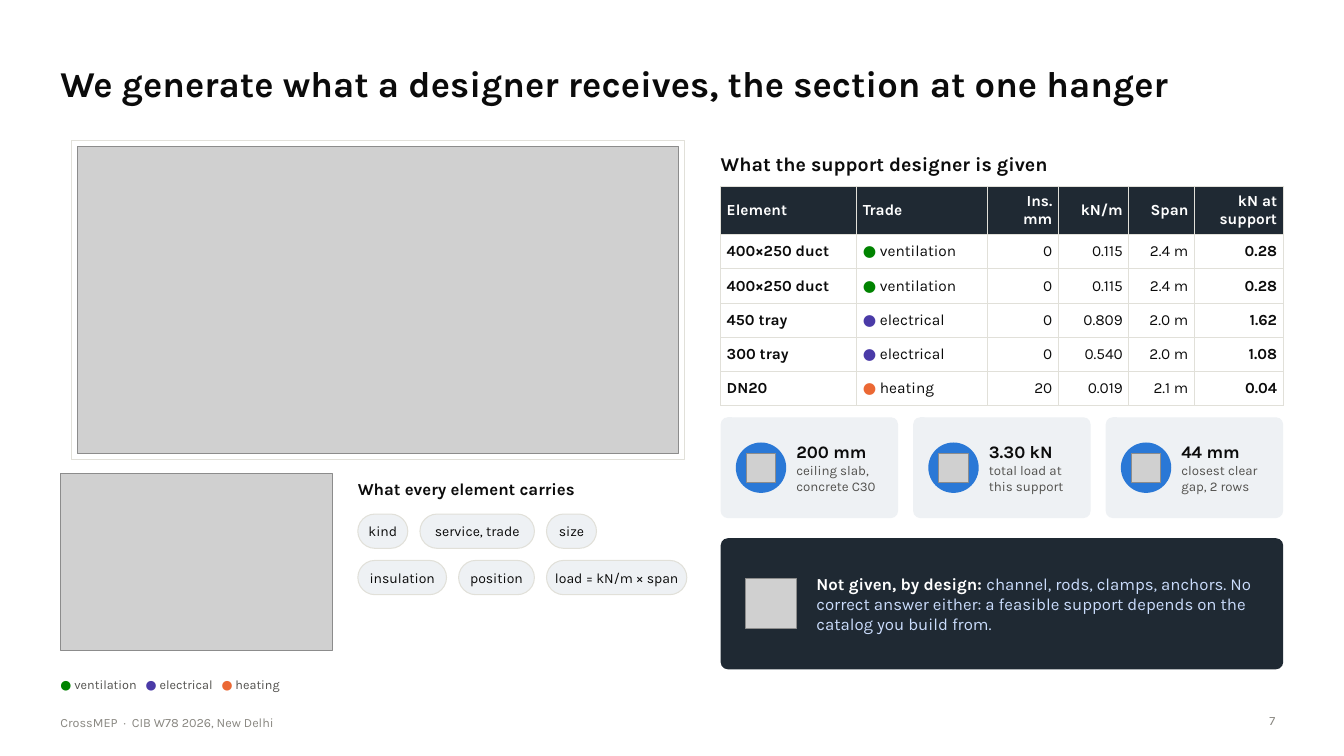
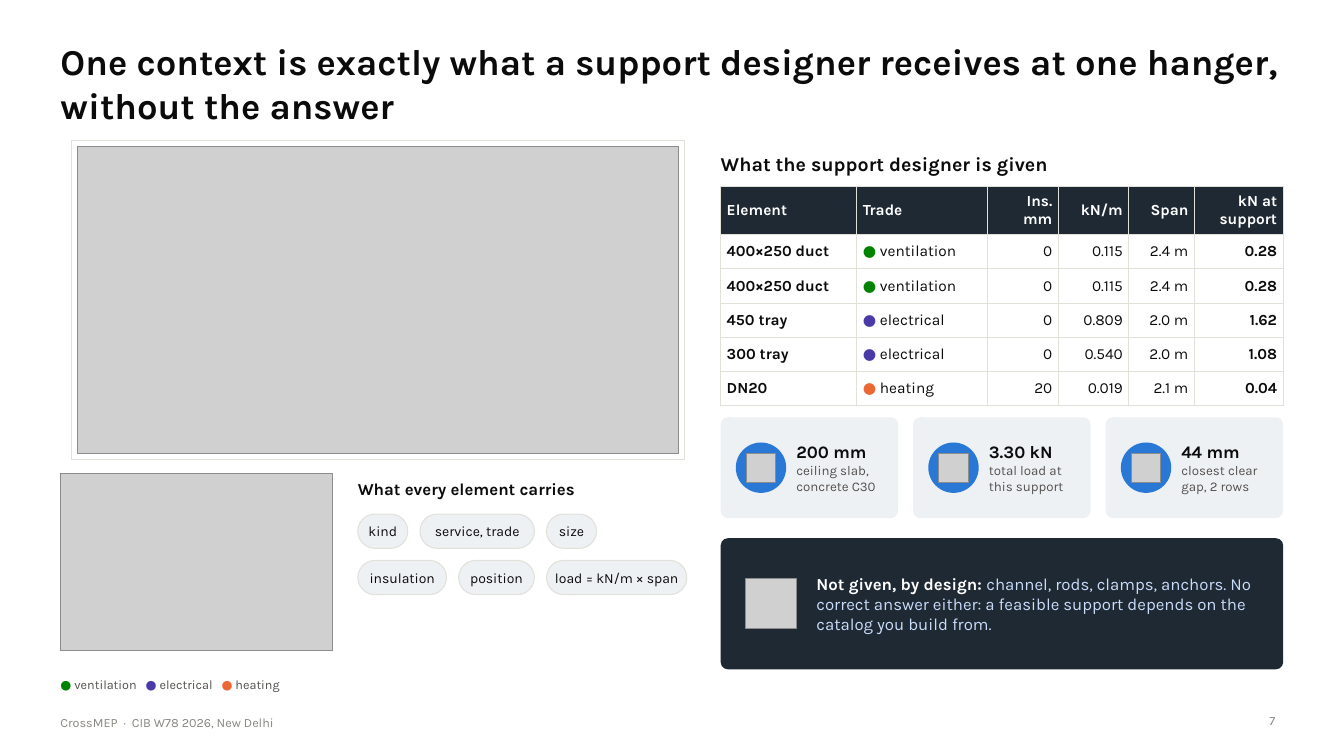
Before and after one commit to lavinia-ped/CrossMEP_Dataset, a slide deck: slide 7 of docs/CrossMEP_CIBW78_talk.pptx. Drawn at 1344x756 pixels with LibreOffice and Linux fonts; fonts in the diff are those of the drawing; grey boxes stand for pictures. Boxes give left, top, right and bottom in pixels: in the first picture for what was removed or moved away, otherwise in the second. Text is boxed around its words. In the diff, an @@ line names an element or a change of style, - is before the commit and + after.

Commit message:
Talk: fuller sentence titles on every slide

```diff
--- a/docs/CrossMEP_CIBW78_talk.pptx
+++ b/docs/CrossMEP_CIBW78_talk.pptx
@@ title at box(60, 49, 1278, 120): text changed @@
-We generate what a designer receives, the section at one hanger
+One context is exactly what a support designer receives at one hanger, without the answer
```
Also in this commit, not shown: 14 other slides changed, 5 other files.
